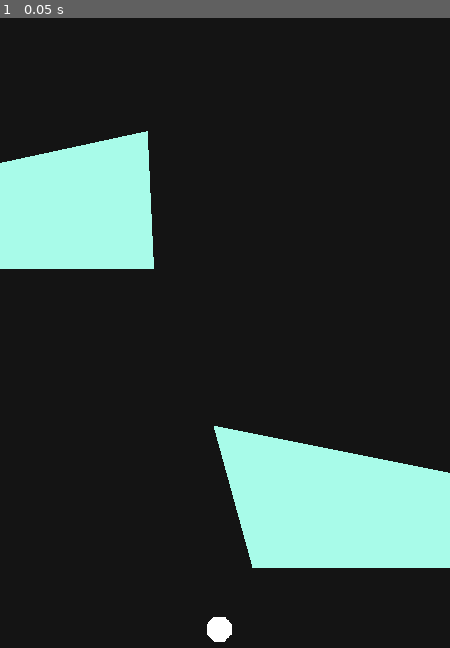
Above: before the commit, frame 1.
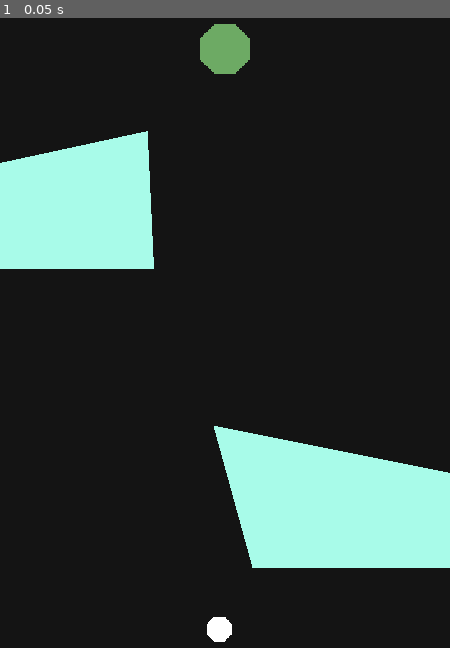
Above: after the commit, the same moment.

Repository: erdavids/Bouncy-Mobile
Game: Godot game, scene res://Scenes/Game.tscn
Same seed, same stepped clock (60 frames per second), same inputs: the game is played once before the commit and once after it.
Inputs:
- Up to frame 1 (0.05 s): no input

The runs differ from the first frame. In frame 1, 0.7% of the frame differs, in the area x 44-56%, y 0-9%.

Commit message:
Second tutorial finished

Diff:
--- a/Scenes/Game.tscn
+++ b/Scenes/Game.tscn
@@ -1,6 +1,11 @@
-[gd_scene load_steps=2 format=2]
+[gd_scene load_steps=5 format=2]
 
 [ext_resource path="res://Scenes/Player.tscn" type="PackedScene" id=1]
+[ext_resource path="res://player.png" type="Texture" id=2]
+[ext_resource path="res://Scripts/Goal.gd" type="Script" id=3]
+
+[sub_resource type="CircleShape2D" id=1]
+radius = 33.8564
 
 [node name="Game" type="Node2D"]
 
@@ -29,3 +34,20 @@
 
 [node name="Player" parent="." instance=ExtResource( 1 )]
 position = Vector2( 280.668, 815.442 )
+
+[node name="Goal" type="Area2D" parent="."]
+modulate = Color( 0.431373, 0.670588, 0.396078, 1 )
+position = Vector2( 287.735, 73.0075 )
+script = ExtResource( 3 )
+__meta__ = {
+"_edit_group_": true
+}
+
+[node name="Sprite" type="Sprite" parent="Goal"]
+scale = Vector2( 2, 2 )
+texture = ExtResource( 2 )
+
+[node name="CollisionShape2D" type="CollisionShape2D" parent="Goal"]
+shape = SubResource( 1 )
+[connection signal="body_entered" from="Player" to="Player" method="_on_Player_body_entered"]
+[connection signal="body_entered" from="Goal" to="Goal" method="_on_Goal_body_entered"]
--- a/Scenes/Player.tscn
+++ b/Scenes/Player.tscn
@@ -9,6 +9,18 @@
 
 [sub_resource type="CircleShape2D" id=2]
 radius = 17.0037
+
+[sub_resource type="ParticlesMaterial" id=3]
+emission_shape = 1
+emission_sphere_radius = 9.82
+flag_disable_z = true
+spread = 180.0
+gravity = Vector3( 0, 0, 0 )
+initial_velocity = 50.0
+orbit_velocity = 0.0
+orbit_velocity_random = 0.0
+angle_random = 1.0
+scale = 4.0
 
 [node name="Player" type="RigidBody2D"]
 physics_material_override = SubResource( 1 )
@@ -23,3 +35,9 @@
 
 [node name="CollisionShape2D" type="CollisionShape2D" parent="."]
 shape = SubResource( 2 )
+
+[node name="Particles2D" type="Particles2D" parent="."]
+emitting = false
+one_shot = true
+explosiveness = 1.0
+process_material = SubResource( 3 )
--- /dev/null
+++ b/Scripts/Goal.gd
@@ -0,0 +1,20 @@
+extends Area2D
+
+
+# Declare member variables here. Examples:
+# var a = 2
+# var b = "text"
+
+
+# Called when the node enters the scene tree for the first time.
+func _ready():
+	pass # Replace with function body.
+
+
+# Called every frame. 'delta' is the elapsed time since the previous frame.
+#func _process(delta):
+#	pass
+
+
+func _on_Goal_body_entered(body):
+	print("VICTORY")
--- a/Scripts/Player.gd
+++ b/Scripts/Player.gd
@@ -2,6 +2,12 @@
 
 var first_touch
 var release
+
+export var bounce_limit = 7
+
+var number_of_bounces = 0
+
+var debug = true
 
 # Called every frame. 'delta' is the elapsed time since the previous frame.
 func _process(delta):
@@ -13,3 +19,13 @@
 		var dir = -(release - first_touch).normalized()
 
 		linear_velocity = dir * delta * 90000
+
+
+func _on_Player_body_entered(body):
+	number_of_bounces += 1
+	$Particles2D.emitting = true
+
+
+	if (number_of_bounces > bounce_limit and debug == false):
+		get_parent().remove_child(self)
+		queue_free()
Not shown: 1 places in Scenes/Player.tscn that only renumber resources
